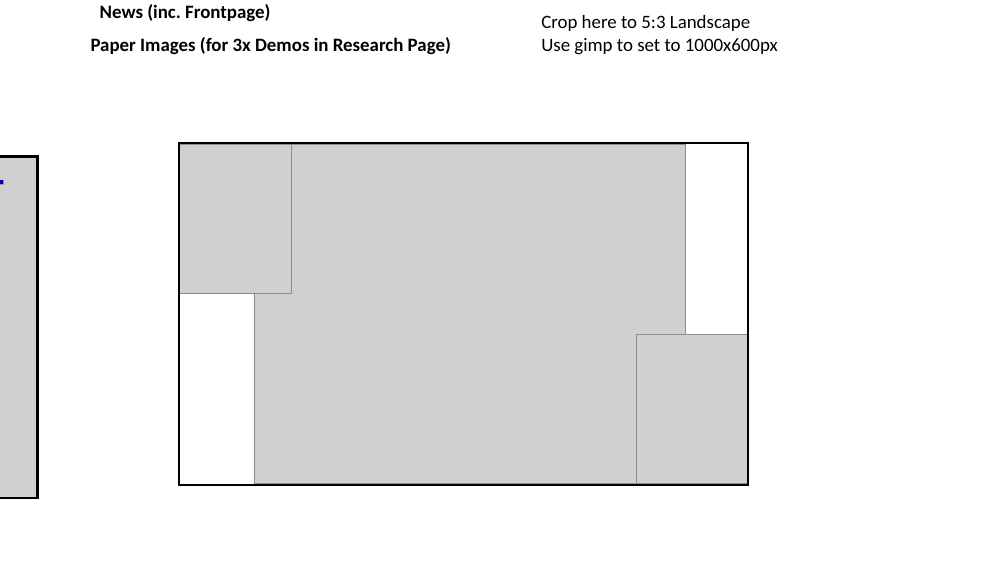
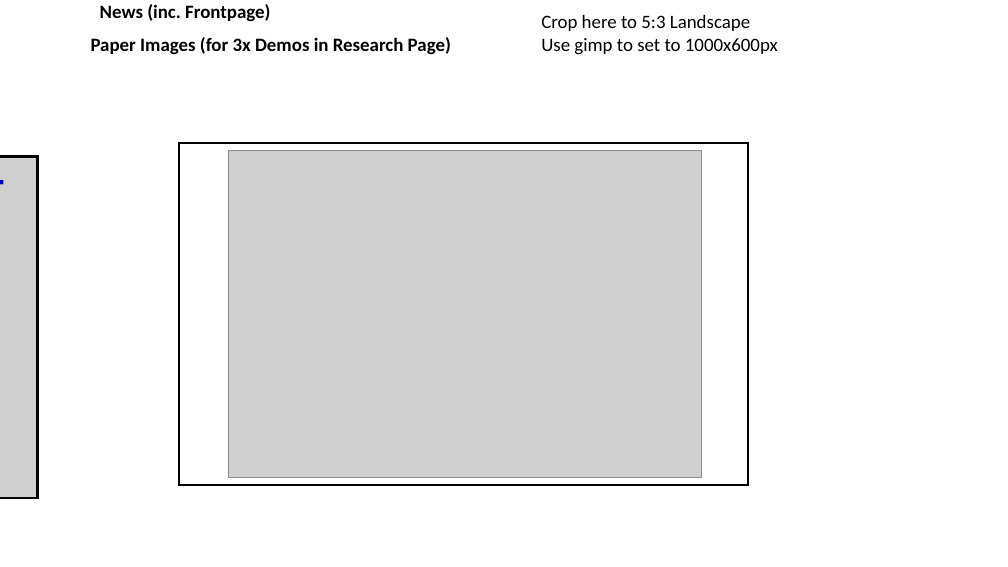
Before and after one commit to ChemistClancy/ChemistClancy.github.io, a slide deck: slide 1 of images/Cropping.pptx. Drawn at 1008x567 pixels with LibreOffice and Linux fonts; fonts in the diff are those of the drawing; grey boxes stand for pictures; background and template pictures are left out. Boxes give left, top, right and bottom in pixels: in the first picture for what was removed or moved away, otherwise in the second. Text is boxed around its words. In the diff, an @@ line names an element or a change of style, - is before the commit and + after.

```diff
--- a/images/Cropping.pptx
+++ b/images/Cropping.pptx
@@ rectangle at (179,144,749,485): fill none to #FFFFFF @@
@@ picture removed at (179,144,291,293) @@
@@ picture: place and size @@
-picture at (254,144,686,484)
+picture at (228,150,702,478)
@@ picture removed at (636,335,748,484) @@
```
Also in this commit, not shown: 4 other files.
